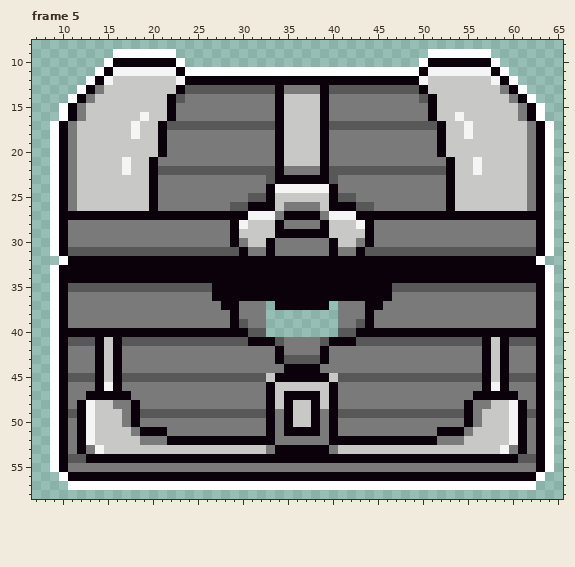
Edited in one commit: pixel-art file (Assets/Resources/Props/Sprites/Chest/CHEST.aseprite). The picture above is the old version.
76x62 pixels, 13 frames. Shown: frame 5: x 7..65, y 8..58. The commit also changed other frames, which this record leaves out.
And afterwards:
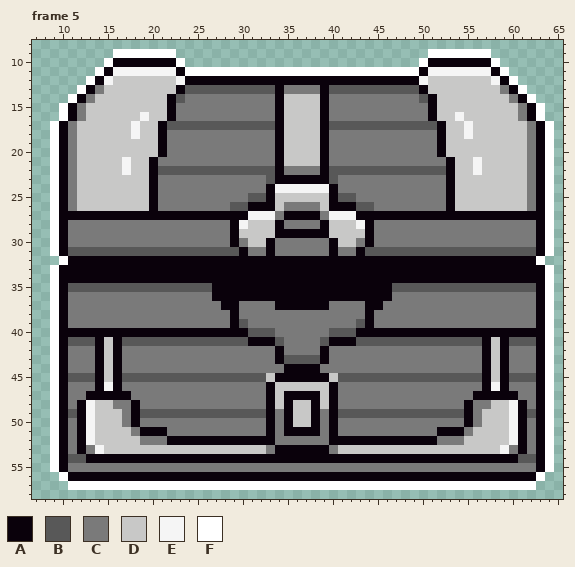
Palette (. is transparent): A #0a010b  B #585858  C #7a7a7a  D #c8c8c7  E #f5f5f5  F #ffffff
Commit: Solucionado Errores de sombreado del Sprite del Cofre (jeje)
Change:
Frame 5:
y 37: x 33 . -> C; x 40 . -> C
y 38..39: x 33..40 ........ -> CCCCCCCC
y 40: x 33..40 ........ -> BCCCCCCB
Changed places in both pictures, as pixel boxes (x1, y1, x2, y2):
added: (266, 301, 338, 337)
